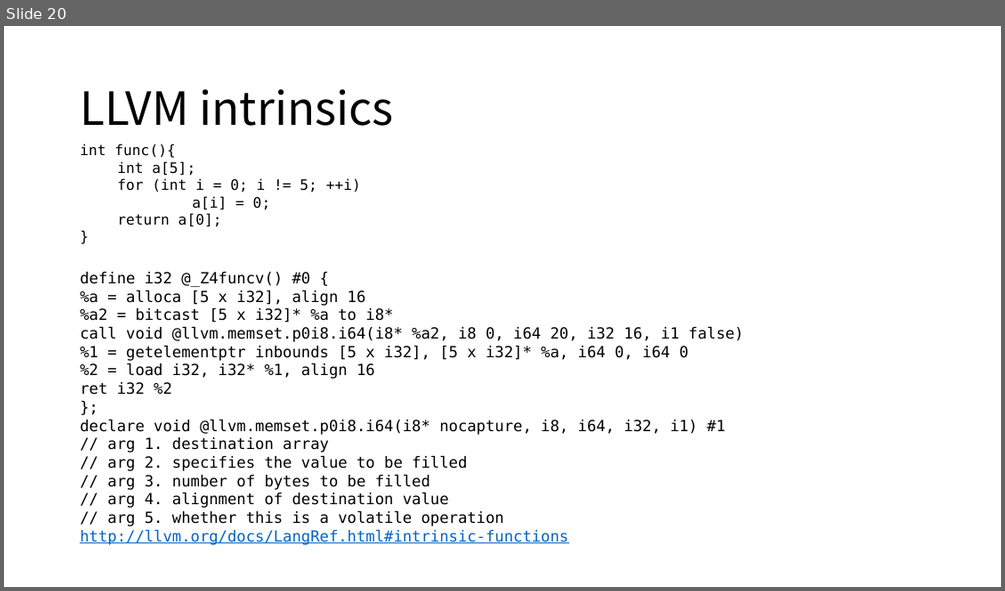
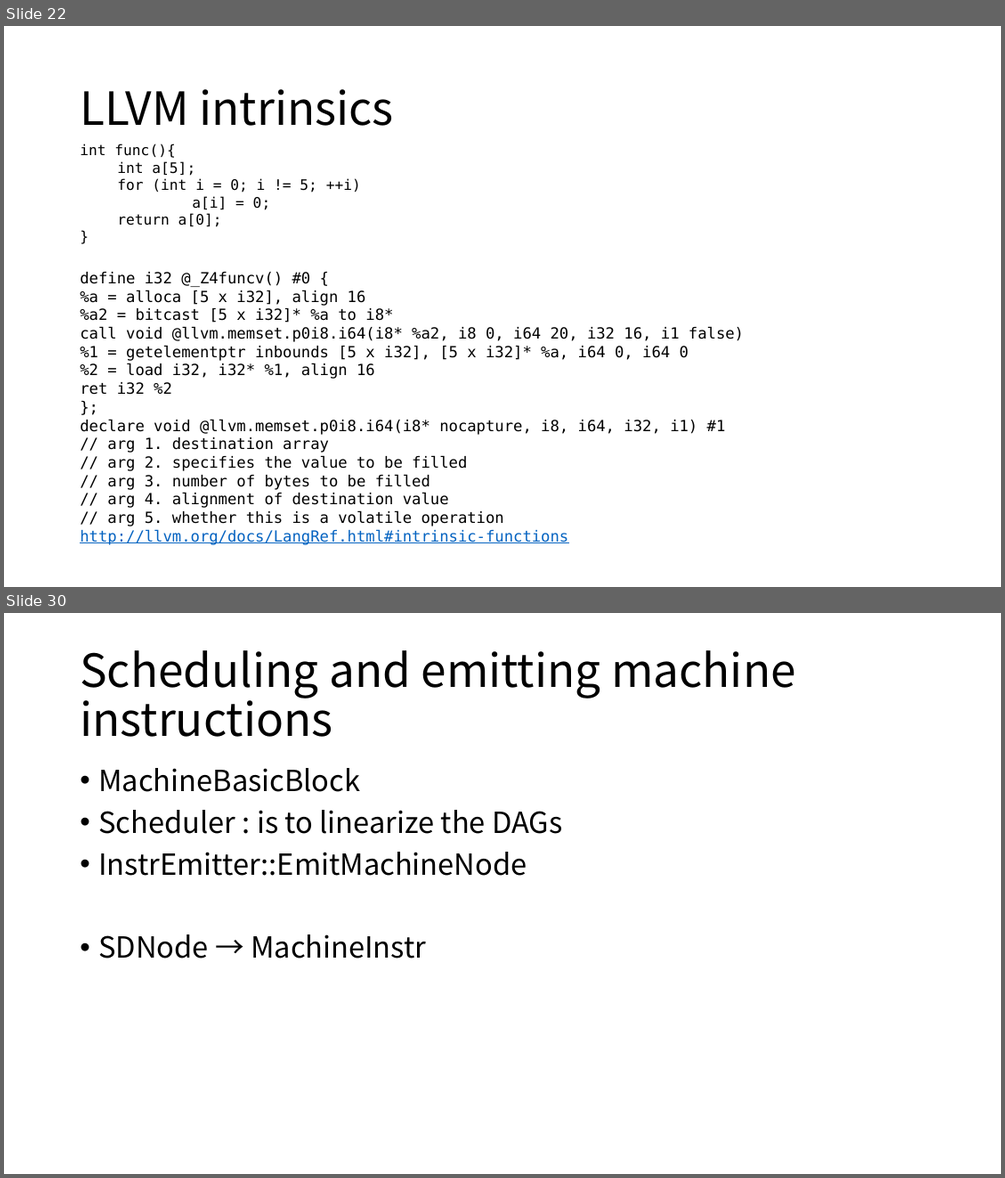
Before and after one commit to xiazhiqian/PPT-Work, a slide deck: LLVM Notes.pptx. Shown one above the other, each under a label of ours: slide 20 before the commit, slides 22 and 30 after it; the slides between them are not shown. The pictures are 1005x591 and 1005x1178 pixels, drawn with LibreOffice and Linux fonts; fonts in the diff are those of the drawing. Boxes give left, top, right and bottom in pixels: in the first picture for what was removed or moved away, otherwise in the second. Text is boxed around its words. In the diff, an @@ line names an element or a change of style, - is before the commit and + after.

```diff
--- a/LLVM Notes.pptx
+++ b/LLVM Notes.pptx
@@ slide 30 added at box(4, 613, 1001, 1174), background #FFFFFF @@
@@ title added at box(80, 650, 796, 737), 44 pt, text #000000 @@
+Scheduling and emitting machine
+instructions
@@ text added at box(98, 768, 562, 958), 28 pt, text #000000 @@
+• MachineBasicBlock
+• Scheduler : is to linearize the DAGs
+• InstrEmitter::EmitMachineNode
+• SDNode → MachineInstr
@@ what was slide 20 is now slide 22 @@
```
Also in this commit, not shown: 2 slides changed, 20 other slides added.
